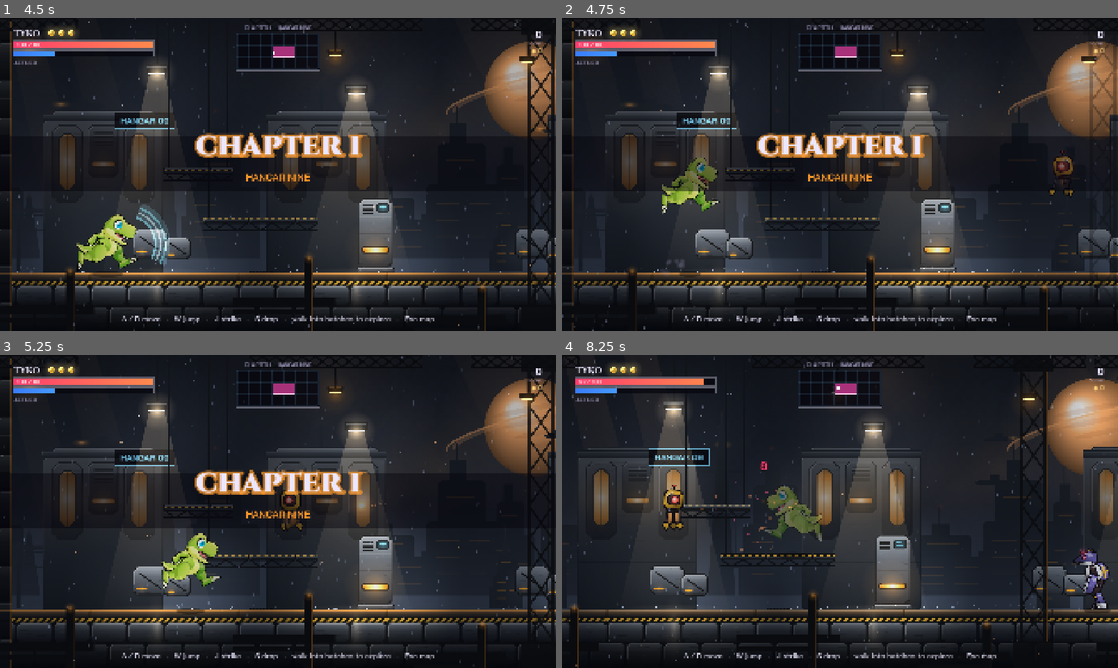
Above: before the commit, frames 1-4 (two rows, left to right).
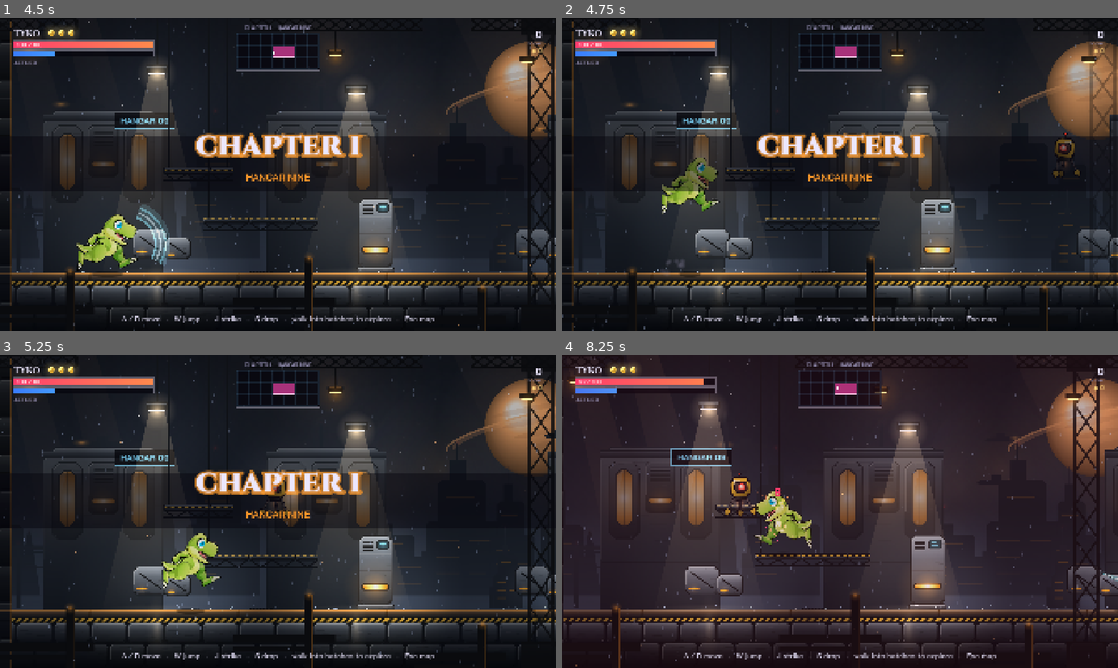
Above: after the commit, the same moments.

Repository: mydemonguy/Game-ai
Game: Godot game, scene res://main.tscn
Two runs of this game, one before a commit and one after it. Both use one fixed random seed, a clock stepped at 60 frames per second and the inputs below.
Inputs (mouse positions are in pixels of both pictures, inside the frame that each line leads up to):
- Up to frame 1 (4.5 s): click "BEGIN THE SAGA" at 0.5 s; click "CONTINUE" at 1.25 s; click "CONTINUE" at 2 s; click "ONWARD" at 2.75 s; click "FIGHT" at 3.5 s; move the mouse to (400, 158) at 4.27 s; hold Right (right) from 4.28 s (still down); tap J (attack) at 4.35 s; click (400, 158) at 4.42 s
- Up to frame 2 (4.75 s): keep holding Right (right); tap Up (jump) at 4.52 s; tap L (dash) at 4.55 s
- Up to frame 3 (5.25 s): release Right (right) at 5 s; drag from (166, 527) to (250, 574) at 5.02 s
- Up to frame 4 (8.25 s): move the mouse to (895, 442) at 5.77 s; hold Right (right) 5.78-6.5 s; tap U (arm) at 5.85 s; tap L (dash) at 6.05, 7.55 s; drag from (812, 574) to (673, 464) at 6.52 s; move the mouse to (1006, 558) at 7.27 s; hold Left (left) 7.28-8 s; tap J (attack) at 7.35 s; tap Up (jump) at 7.52 s; drag from (673, 464) to (756, 433) at 8.02 s

Frame 1 is identical in both runs. In frame 2, 0.3% of the frame differs, in the area x 87-94%, y 36-57%; in frame 3, 0.7%; in frame 4, 29%, in the area x 0-100%, y 0-100%.

Commit message:
Replace robot enemies with Ronin, Crusher, Trooper and Volt sprite sets
- Ronin (sword) replaces the clawbot, Crusher replaces the gorilla bot and,
  bigger and tinted, the Iron Warden; Volt replaces the caster
- New Trooper gunner from the Armory on: keeps range, 3-round bursts, reloads
- Crusher lobs shells from range; death animations leave a fading wreck
- Version 3.2

Co-Authored-By: Claude Opus 5.5 <noreply@anthropic.com>
Claude-Session: https://claude.ai/code/session_014yL9Fe5NeickKn64DfwXxM

Diff:
--- a/godot/project.godot
+++ b/godot/project.godot
@@ -6,7 +6,7 @@
 
 config/name="Aetherfall"
 config/description="A Starblood saga: one small dino, six worlds, one very big Rift."
-config/version="3.1"
+config/version="3.2"
 run/main_scene="res://main.tscn"
 config/features=PackedStringArray("4.6", "GL Compatibility")
 config/icon="res://icon.png"
--- a/godot/scripts/db.gd
+++ b/godot/scripts/db.gd
@@ -17,6 +17,7 @@
 var AREAS: Array = []      # per world: list of room ids
 var TEXMETA: Dictionary
 var BOSSES: Dictionary
+var ROBOTS: Dictionary
 var DINO: Dictionary
 var RUSH: Array
 var font_d: Font
@@ -80,6 +81,8 @@
 	T.WHO["rook"] = {n="ROOK", c="#7fd8ff"}
 	TEXMETA = _json("res://assets/tex/meta.json")
 	BOSSES = _json("res://assets/bosses/bosses.json")
+	ROBOTS = _json("res://assets/robots/robots.json")
+	ETYPES["r"] = {w=80, h=165, hp=36, spd=210, dmg=9, score=150}
 	DINO = _json("res://assets/dino.json")
 	for a in 6:
 		AREAS.append([])
@@ -123,6 +126,12 @@
 		_tex[k] = load("res://assets/bosses/%s.png" % key)
 	return _tex[k]
 
+func robot_tex(key: String) -> Texture2D:
+	var k = "rb_" + key
+	if not _tex.has(k):
+		_tex[k] = load("res://assets/robots/%s.png" % key)
+	return _tex[k]
+
 func dino_tex() -> Texture2D:
 	if not _tex.has("dino"):
 		_tex["dino"] = load("res://assets/dino.webp")
--- a/godot/scripts/g0_base.gd
+++ b/godot/scripts/g0_base.gd
@@ -493,6 +493,7 @@
 func rushDone() -> void: pass
 func rushFail() -> void: pass
 func padArms() -> void: pass
+func corpse(_t: String, _x: float, _y: float, _f: int) -> void: pass
 func netSend(_k: String, _a: Array) -> void: pass
 func coopCard() -> void: pass
 func netRoomEntered(_x: float, _y: float, _face: int) -> void: pass
--- a/godot/scripts/g2_actors.gd
+++ b/godot/scripts/g2_actors.gd
@@ -308,6 +308,8 @@
 
 # ---------- robots ----------
 func spawnEnemy(type: String, side: float, quiet := false):
+	if type == "g" and G.lv >= 1 and randf() < .35:
+		type = "r"   # some Ronin swap for Trooper gunners from the Armory on
 	var T: Dictionary = DB.ETYPES[type]
 	var fly: bool = T.get("fly", false) == true
 	var x: float = cam - 120 if side < 0 else cam + W + 120
@@ -319,7 +321,7 @@
 	var e = {type=type, x=x, y=(FY - 360 + randf() * 130) if fly else FY, w=float(T.w), h=float(T.h), hp=T.hp * dm(), max=T.hp * dm(),
 		vx=0.0, vy=0.0, face=int(-side), state="walk", t=.6 + randf() * .8, flash=0.0, seed=randf() * 10, heavy=T.get("heavy", false) == true,
 		fly=fly, hy=0.0, score=int(T.score), fade=0.0, tp=0.0, hitP=false, body=null, id=_nid(), v=null, dead=false, guard=null, isBoss=false,
-		la=null, wall=0, n=0, fire=0.0, beep=0, inside=0}
+		la=null, wall=0, n=0, fire=0.0, beep=0, inside=0, ct=1.5 + randf() * 2, shotT=0.0}
 	e.hy = e.y
 	if type == "c":
 		e.x = cam + 260 if side < 0 else cam + W - RSAFE - 60
@@ -406,6 +408,7 @@
 				killBoss()
 			return
 		e.dead = true
+		corpse(e.type, e.x, e.y, e.face)
 		G.score += e.score * (1 + min(4, int(floor((pl.hits if pl else 0) / 10.0))))
 		addDust(10 if e.type == "B" else 3 if e.heavy else 1)
 		if pl and hasR("siphon"):
@@ -451,6 +454,7 @@
 			muzzle(e.x, e.y - 35, "#ff8a3a")
 		return
 	if e.type == "c":
+		e.shotT = max(0.0, e.shotT - dt)
 		e.face = int(sgn(dx)) if dx != 0 else 1
 		e.fade = max(0.0, e.fade - dt * 2)
 		e.x += e.vx * dt
@@ -480,6 +484,7 @@
 				var a: float = a0 + k * .22
 				shots.append(mk_shot(e.x + e.face * 40, e.y - 120, cos(a) * 520, sin(a) * 520, 17, DB.ETYPES.c.dmg * dm(), false, 3, "#b48cff"))
 			sEnemy("shot", e)
+			e.shotT = .5
 			muzzle(e.x + e.face * 60, e.y - 120, "#b48cff")
 		return
 	if e.type == "h":
@@ -507,8 +512,33 @@
 			if e.t <= 0:
 				e.state = "walk"; e.t = .5 + randf() * .4
 		return
+	if e.type == "r":
+		updTrooper(e, dt, dx, ad)
+		return
 	var T: Dictionary = DB.ETYPES[e.type]
 	var hv: bool = e.type == "b" or e.type == "B"
+	if e.type == "b":
+		e.ct -= dt
+		if e.state == "walk" and ad > 520 and ad < 1500 and absf(pl.y - e.y) < 400 and e.ct <= 0:
+			e.state = "shoot"; e.t = .6; e.n = 1
+			e.ct = 3.2 + randf() * 1.5
+		if e.state == "shoot":
+			e.face = int(sgn(dx)) if dx != 0 else e.face
+			e.vx *= pow(.01, dt)
+			if e.n > 0 and e.t < .3:
+				e.n = 0
+				var x0: float = e.x + e.face * 40
+				var y0: float = e.y - e.h * .95
+				var T0 = .95
+				var tx: float = pl.x + (randf() - .5) * 160
+				var s = mk_shot(x0, y0, (tx - x0) / T0, (FY - 30 - y0) / T0 - .5 * 1500 * T0, 20, 13 * dm(), false, T0 + .4, "#ffb347")
+				s.g = 1500.0
+				shots.append(s)
+				sEnemy("smash", e)
+				muzzle(x0, y0, "#ffb347")
+			if e.t <= 0:
+				e.state = "walk"; e.t = .6
+			return
 	var rng_: float = 240.0 if e.type == "B" else 200.0 if hv else 130.0
 	if e.state == "walk":
 		e.face = int(sgn(dx)) if dx != 0 else 1
@@ -546,6 +576,46 @@
 			e.t = (1.6 if e.type == "B" else 1.3 if hv else .8) + randf() * .7
 	if e.state != "walk":
 		e.vx *= pow(.05, dt)
+
+## Trooper: keeps its distance, fires a three-round burst, then has to reload (free hits!)
+func updTrooper(e, dt: float, dx: float, ad: float) -> void:
+	if e.state != "shoot":
+		e.face = int(sgn(dx)) if dx != 0 else 1
+	if e.state == "walk":
+		var want = 0.0
+		if ad > 820:
+			want = sgn(dx)
+		elif ad < 420:
+			want = -sgn(dx)
+		e.vx += (want * 230 * (1 + G.lv * .04) - e.vx) * min(1.0, dt * 5)
+		if lock:
+			var lo = cam + 120
+			var hi = cam + W - RSAFE
+			if e.x < lo and e.vx < 0 or e.x > hi and e.vx > 0:
+				e.vx = 0.0
+		if e.t <= 0 and ad < 1400 and absf(pl.y - e.y) < 500:
+			e.state = "shoot"; e.t = .62; e.n = 3; e.fire = .12
+			sEnemy("lock", e)
+	elif e.state == "shoot":
+		e.vx *= pow(.01, dt)
+		e.fire -= dt
+		if e.fire <= 0 and e.n > 0:
+			e.fire = .16
+			e.n -= 1
+			var x0: float = e.x + e.face * 95
+			var y0: float = e.y - e.h * .52
+			var a = atan2(pl.y - 90 - y0, pl.x - x0)
+			a = clampf(a, -.5, .5) if e.face > 0 else (a if absf(a) > PI - .5 else (PI - .5 if a > 0 else -PI + .5))
+			var v = 900.0 + G.lv * 30
+			shots.append(mk_shot(x0, y0, cos(a) * v, sin(a) * v, 12, DB.ETYPES.r.dmg * dm(), false, 2.4, "#7fe9ff"))
+			sEnemy("shot", e)
+			muzzle(x0, y0, "#7fe9ff")
+		if e.t <= 0:
+			e.state = "reload"; e.t = 1.0
+	elif e.state == "reload":
+		e.vx *= pow(.01, dt)
+		if e.t <= 0:
+			e.state = "walk"; e.t = 1.4 + randf() * 1.0
 
 ## wall turret: swivels toward Tyko, paints him with a laser sight, then fires a three-shot burst
 func updTurret(e, dt: float) -> void:
--- a/godot/scripts/g3_view.gd
+++ b/godot/scripts/g3_view.gd
@@ -1428,16 +1428,126 @@
 	v.eye.modulate.a = .7 + .3 * sin(lvT * 30) if aim else .3
 	return {bar=y - 70, ly=y, warn=0.0, wg=null, sh=0.0}
 
+# ---------- the Hollowed robot cast: Ronin, Crusher, Trooper and Volt (sprite sheets) ----------
+const ROBOT_OF := {g="ronin", b="crusher", B="crusher", r="trooper", c="volt"}
+const ROBOT_SC := {g=1.15, b=1.05, B=1.3, r=1.15, c=1.15}
+
+func mkRobot(e) -> Dictionary:
+	var key: String = ROBOT_OF[e.type]
+	var M: Dictionary = DB.ROBOTS[key]
+	var s = Sprite2D.new()
+	s.texture = DB.robot_tex(key)
+	s.hframes = int(M.cols)
+	s.vframes = int(ceil(float(s.texture.get_height()) / M.fh))
+	s.centered = false
+	s.offset = -Vector2(M.ax, M.ay)
+	var core = gI(0, -M.h * .55, 70, "#ff4fd8", .0)
+	var root = Cn(0, 0, [s, core])
+	if e.type == "B":
+		s.self_modulate = C("#ffc0b0")
+	return {root=root, spr=s, core=core, key=key, M=M, sc=ROBOT_SC[e.type]}
+
+func _af(M: Dictionary, anim: String, q: float, loop := false) -> int:
+	var A: Array = M.anims.get(anim, M.anims.idle)
+	var n = A.size()
+	var i = int(floor(q * n))
+	i = posmod(i, n) if loop else clampi(i, 0, n - 1)
+	return int(A[i])
+
+func updRobot(e, v) -> Dictionary:
+	var M: Dictionary = v.M
+	var st: String = e.state
+	var h: float = M.h * v.sc
+	var fr: int
+	var moving: bool = absf(e.vx) > 30
+	var walkF = _af(M, "walk", lvT * 1.3 + e.seed, true) if moving else _af(M, "idle", lvT * .9 + e.seed, true)
+	match e.type:
+		"g":
+			if st == "wind":
+				fr = _af(M, "attack", (1 - e.t / .42) * .35)
+			elif st == "swing":
+				fr = _af(M, "attack", .35 + (1 - e.t / .2) * .65)
+			else:
+				fr = walkF
+		"b", "B":
+			if st == "wind":
+				fr = _af(M, "attack", (1 - e.t / (.75 if e.type == "B" else .62)) * .45)
+			elif st == "swing":
+				fr = _af(M, "attack", .45 + (1 - e.t / .2) * .55)
+			elif st == "shoot":
+				fr = _af(M, "shot", 1 - e.t / .6)
+			else:
+				fr = walkF
+		"r":
+			if st == "shoot":
+				fr = _af(M, "shot", lvT * 2.4, true)
+			elif st == "reload":
+				fr = _af(M, "reload", 1 - e.t / 1.0)
+			else:
+				fr = walkF
+		"c":
+			if e.tp > 0:
+				fr = _af(M, "shutdown", 1 - e.tp / .35)
+			elif e.fade > 0:
+				fr = _af(M, "enabling", 1 - e.fade)
+			elif e.get("shotT", 0.0) > 0:
+				fr = _af(M, "shot", 1 - e.shotT / .5)
+			else:
+				fr = _af(M, "idle", lvT * .9 + e.seed, true)
+			v.root.modulate.a = max(.15, e.tp / .35) if e.tp > 0 else 1.0
+		_:
+			fr = walkF
+	if e.flash > .02 and st in ["walk", "idle"] and not (e.type == "c" and (e.tp > 0 or e.fade > 0)):
+		fr = _af(M, "hurt", 1 - e.flash / .14)
+	v.spr.frame = fr
+	v.core.position.y = -M.h * .55
+	v.core.modulate.a = .25 + .12 * sin(lvT * 4 + e.seed)
+	var wind: bool = st == "wind" or (e.type == "r" and st == "shoot" and e.t > .3) or (e.type == "b" and st == "shoot" and e.t > .3)
+	return {warn=e.y - h - 30 if wind else 0.0, wg=[e.x + e.face * 30, e.y - h * .6, "#ff3d6e"] if st == "wind" else null, bar=e.y - h - 16, sh=M.fw * v.sc * .22}
+
+## a destroyed robot plays its fall, then fades: drawn from a small pool
+var CORPSES: Array = []
+
+func corpseView(dt: float) -> void:
+	for c in CORPSES:
+		c.t += dt
+		var M: Dictionary = DB.ROBOTS[c.key]
+		var anim: String = "dead" if M.anims.has("dead") else "shutdown"
+		c.spr.frame = _af(M, anim, min(1.0, c.t / .55))
+		c.root.modulate.a = 1.0 if c.t < 1.1 else max(0.0, 1 - (c.t - 1.1) / .5)
+		if c.t > 1.6:
+			c.root.queue_free()
+	CORPSES = CORPSES.filter(func(c): return c.t <= 1.6)
+
+func corpse(type: String, x: float, y: float, face: int) -> void:
+	_rec(["corpse", type, x, y, face])
+	if not ROBOT_OF.has(type) or CORPSES.size() > 8:
+		return
+	var key: String = ROBOT_OF[type]
+	var M: Dictionary = DB.ROBOTS[key]
+	var s = Sprite2D.new()
+	s.texture = DB.robot_tex(key)
+	s.hframes = int(M.cols)
+	s.vframes = int(ceil(float(s.texture.get_height()) / M.fh))
+	s.centered = false
+	s.offset = -Vector2(M.ax, M.ay)
+	if type == "B":
+		s.self_modulate = C("#ffc0b0")
+	var root = Cn(x, y, [s])
+	var sc: float = ROBOT_SC[type]
+	root.scale = Vector2(face * sc, sc)
+	root.z_index = zi(D.enemies - .2)
+	act_root.add_child(root)
+	CORPSES.append({key=key, spr=s, root=root, t=0.0})
+
 func mkEnemyView(e) -> Dictionary:
 	var v: Dictionary
 	match e.type:
 		"t": v = mkTurret()
-		"g": v = mkClaw()
-		"b": v = mkGorilla()
-		"B": v = mkWalker()
+		"g", "b", "B", "r", "c": v = mkRobot(e)
 		"h": v = mkHound()
 		"d": v = mkDrone()
-		_: v = mkCaster()
+		_: v = mkRobot(e)
 	v.root.z_index = zi(D.drones if e.type == "d" else D.enemies)
 	act_root.add_child(v.root)
 	v.imgs = imgsOf(v.root, [])
@@ -1452,14 +1562,11 @@
 	var r: Dictionary
 	match e.type:
 		"t": r = updTurretV(e, v)
-		"g": r = updClaw(e, v)
-		"b": r = updGorilla(e, v)
-		"B": r = updWalker(e, v)
 		"h": r = updHound(e, v)
 		"d": r = updDrone(e, v)
-		_: r = updCaster(e, v)
+		_: r = updRobot(e, v)
 	v.root.position.x = e.x
-	if not e.fly and e.type != "c":
+	if not e.fly:
 		v.root.position.y = e.y
 	v.root.scale = Vector2(e.face * v.sc, v.sc)
 	flashRig(v, e.flash)
@@ -2064,6 +2171,7 @@
 func actorsUpdate(dt: float) -> void:
 	FRAME += 1
 	BARS = []; MARKS = []; WGL = []
+	corpseView(dt)
 	updPlayerView(dt)
 	sync(en, mkEnemyView, updEnemyView)
 	if boss != null and not boss.dead:
Binary file added: godot/assets/robots/crusher.png
Not shown, added: godot/assets/robots/crusher.png.import
Not shown, added: godot/assets/robots/robots.json
Binary file added: godot/assets/robots/ronin.png
Not shown, added: godot/assets/robots/ronin.png.import
Binary file added: godot/assets/robots/trooper.png
Not shown, added: godot/assets/robots/trooper.png.import
Binary file added: godot/assets/robots/volt.png
Not shown, added: godot/assets/robots/volt.png.import
Not shown, changed: godot/export_presets.cfg
